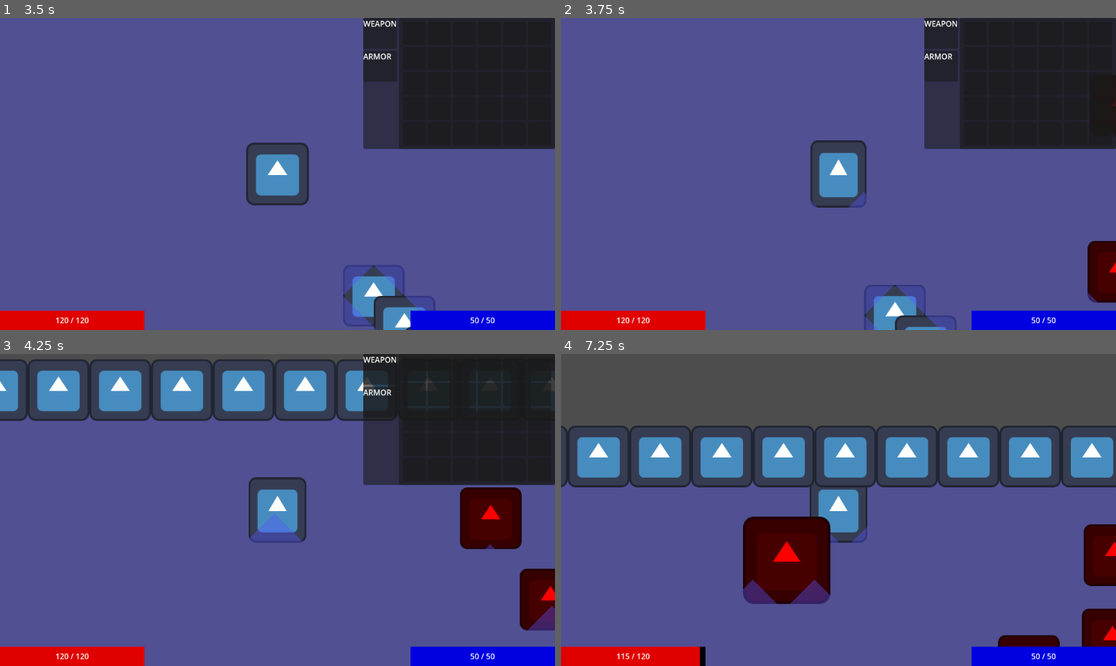
Above: before the commit, frames 1-4 (two rows, left to right).
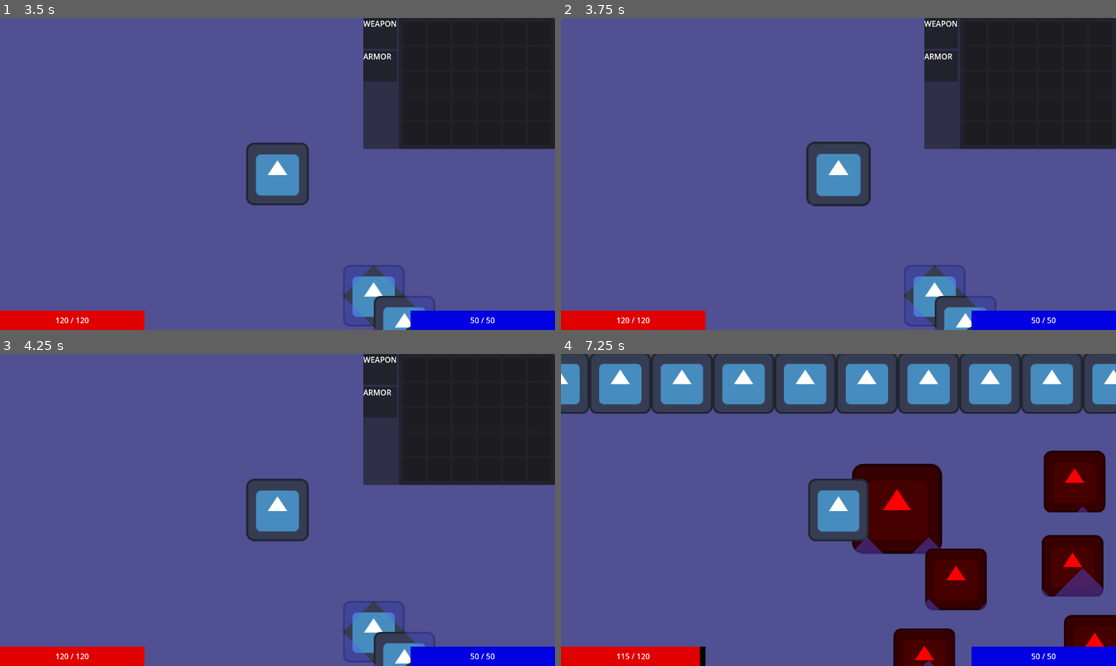
Above: after the commit, the same moments.

Repository: PietPadda/Godot_2D_ARPG
Game: Godot game, scene res://scenes/levels/main.tscn
Same seed, same stepped clock (60 frames per second), same inputs: the game is played once before the commit and once after it. The engine's default icon, where the game draws it, is replaced by a stand-in: a white triangle on a blue panel in a dark square.
Inputs (mouse positions are in pixels of both pictures, inside the frame that each line leads up to):
- Up to frame 1 (3.5 s): tap Enter at 0.5 s; move the mouse to (399, 158) at 0.52 s; press the mouse at (399, 158) at 0.53 s; move the mouse to (166, 189) at 1.27 s; release the mouse at (166, 189) at 1.28 s; tap Space (attack) at 1.35 s; click (166, 189) at 1.55 s; move the mouse to (333, 105) at 2.02 s; press the mouse at (333, 105) at 2.03 s; move the mouse to (249, 236) at 2.77 s; release the mouse at (249, 236) at 2.78 s; tap I (toggle_character_sheet) at 2.85 s; click (249, 236) at 3.05 s
- Up to frame 2 (3.75 s): move the mouse to (938, 33) at 3.52 s; press the mouse at (938, 33) at 3.53 s
- Up to frame 3 (4.25 s): no input
- Up to frame 4 (7.25 s): move the mouse to (938, 400) at 4.27 s; release the mouse at (938, 400) at 4.28 s; tap Space (attack) at 4.35 s; click (938, 400) at 4.55 s; move the mouse to (977, 369) at 5.02 s; press the mouse at (977, 369) at 5.03 s; move the mouse to (999, 369) at 5.77 s; release the mouse at (999, 369) at 5.78 s; tap I (toggle_character_sheet) at 5.85 s; click (999, 369) at 6.05 s; move the mouse to (960, 494) at 6.52 s; press the mouse at (960, 494) at 6.53 s

Frame 1 is identical in both runs. In frame 2, 4.6% of the frame differs, in the area x 44-100%, y 26-100%; in frame 3, 20%; in frame 4, 50%, in the area x 0-100%, y 0-100%.

Commit message:
refactor(player): centralize path logic in MoveState to fix race condition

Diff:
--- a/scripts/player/states/player_idle_state.gd
+++ b/scripts/player/states/player_idle_state.gd
@@ -13,7 +13,7 @@
 	# Play Idle Anim on Entering
 	animation_component.play_animation("Idle")
 
-# The process_input function now ONLY handles single-press targeting.
+# IdleState now only cares about the INITIAL press to decide what to do next.
 func process_input(event: InputEvent) -> void:
 	# Call the shared logic from our new base class first.
 	if handle_skill_cast(event):
@@ -28,24 +28,13 @@
 			var chase_state: PlayerChaseState = state_machine.states["chase"]
 			chase_state.target = target
 			state_machine.change_state(States.PLAYER_STATE_NAMES[States.PLAYER.CHASE])
+		else:
+			# The ground was clicked. Let the MoveState handle it.
+			var move_state: PlayerMoveState = state_machine.states["move"]
+			# We only pass the destination tile, not a full path.
+			move_state.destination_tile = Grid.world_to_map(player.get_global_mouse_position())
+			state_machine.change_state(States.PLAYER_STATE_NAMES[States.PLAYER.MOVE])
 
-# The physics_process handles the continuous "hold-to-move" action.
+# IdleState no longer needs a physics_process. It doesn't do anything continuously.
 func _physics_process(_delta: float) -> void:
-	# If the move button is held down, and we're not targeting an enemy.
-	if Input.is_action_pressed("move_click") and targeting_component.get_target_under_mouse() == null:
-		# Get starting and end positions for the path calc
-		var start_pos = Grid.world_to_map(player.global_position)
-		var end_pos = Grid.world_to_map(player.get_global_mouse_position())
-
-		# Ask the GridManager for a path.
-		var path = Grid.find_path(start_pos, end_pos)
-
-		# --- DEBUG PRINT 1 ---
-		# Let's see the raw path the moment it's created.
-		print("IdleState calculated path: ", path)
-
-		# Only transition to the Move state if a valid path was found.
-		if not path.is_empty():
-			var move_state: PlayerMoveState = state_machine.states["move"]
-			move_state.move_path = path
-			state_machine.change_state(States.PLAYER_STATE_NAMES[States.PLAYER.MOVE])
+	pass
--- a/scripts/player/states/player_move_state.gd
+++ b/scripts/player/states/player_move_state.gd
@@ -6,17 +6,23 @@
 # Scene referenes needed for move state
 @onready var grid_movement_component: GridMovementComponent = player.get_node("GridMovementComponent")
 
-var move_path: PackedVector2Array = []
-var final_destination_tile: Vector2i
+# This state now receives a single destination tile, not a pre-calculated path.
+var destination_tile: Vector2i
 
 func enter() -> void:
-	if not move_path.is_empty():
-		final_destination_tile = Grid.world_to_map(move_path[move_path.size() - 1])
-
-	grid_movement_component.move_along_path(move_path)
+	player.get_node("AnimationComponent").play_animation("Move")
 	# When we enter, start listening for the component to finish a step.
 	grid_movement_component.path_finished.connect(_on_path_finished)
-	player.get_node("AnimationComponent").play_animation("Move")
+
+	# The state now calculates its OWN initial path upon entry.
+	var start_pos = Grid.world_to_map(player.global_position)
+	var initial_path = Grid.find_path(start_pos, destination_tile)
+
+	if not initial_path.is_empty():
+		grid_movement_component.move_along_path(initial_path)
+	else:
+		# If for some reason no path is found, just go back to idle.
+		state_machine.change_state(States.PLAYER_STATE_NAMES[States.PLAYER.IDLE])
 
 func exit() -> void:
 	# IMPORTANT: Disconnect the signal when we leave this state to prevent bugs.
@@ -33,26 +39,20 @@
 		grid_movement_component.stop()
 		return
 
-# The physics process is now empty because the component handles it.
+# _physics_process now handles hold-to-move without any race conditions.
 func process_physics(_delta: float) -> void:
 	# If the move button is still held, find a new path to the mouse.
 	if Input.is_action_pressed("move_click"):
 		var current_mouse_tile = Grid.world_to_map(player.get_global_mouse_position())
 
 		# ONLY recalculate the path if the mouse is pointing to a NEW tile.
-		if current_mouse_tile != final_destination_tile:
-			# --- DEBUG PRINT 2 ---
-			# Announce that we are about to recalculate.
-			print("MoveState: Recalculating path to new tile: ", current_mouse_tile)
+		if current_mouse_tile != destination_tile:
+			# Update our goal destination
+			self.destination_tile = current_mouse_tile
 
 			var start_pos = Grid.world_to_map(player.global_position)
 			var new_path = Grid.find_path(start_pos, current_mouse_tile)
 
-			# --- DEBUG PRINT 3 ---
-			# Let's see what this new path is.
-			print("MoveState: New path calculated: ", new_path)
-
 			# Only update if a valid path was found.
 			if not new_path.is_empty():
-				self.final_destination_tile = current_mouse_tile
 				grid_movement_component.move_along_path(new_path)
